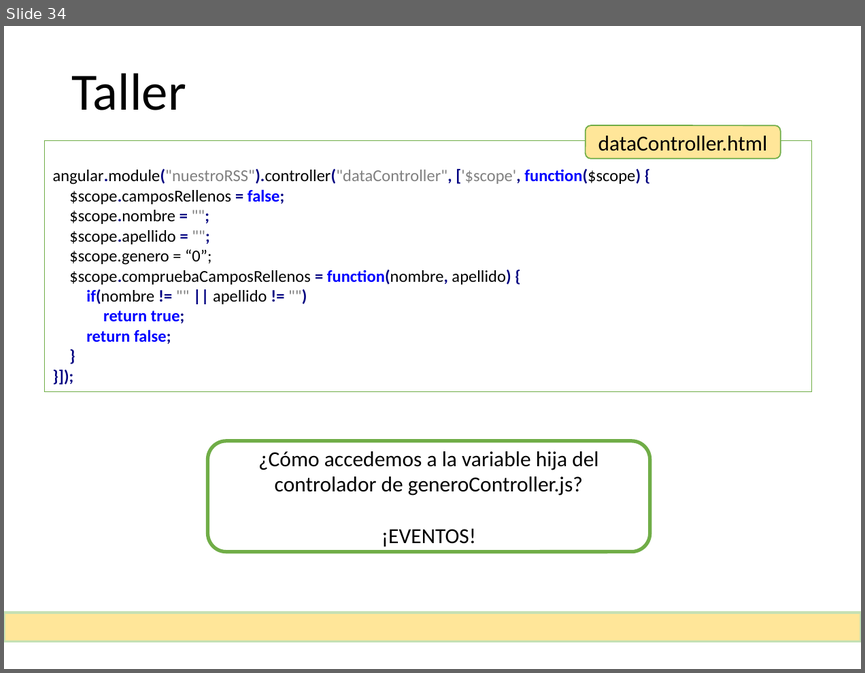
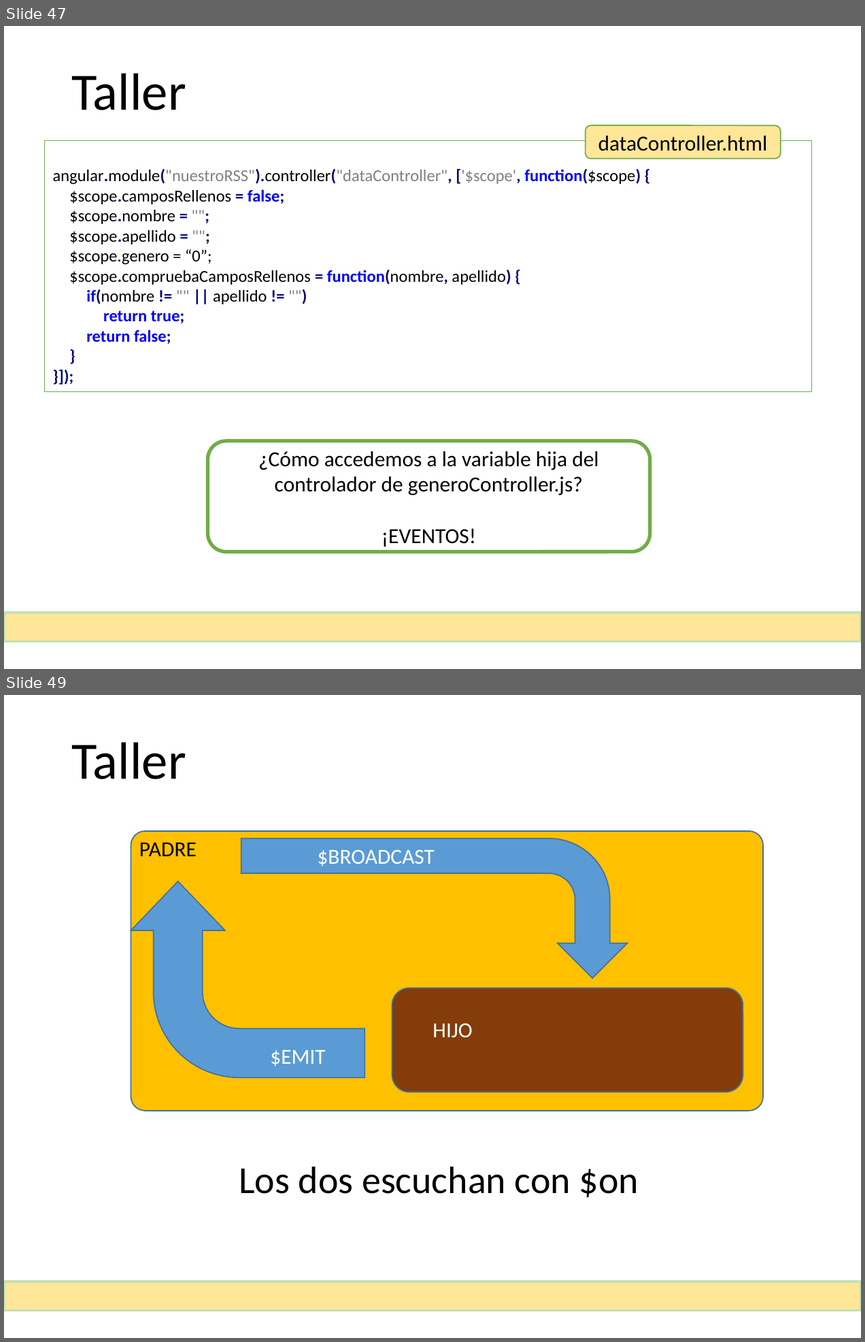
Before and after one commit to MarcosGinel/rss, a slide deck: documentacion/Taller de AngularJS.pptx. Shown one above the other, each under a label of ours: slide 34 before the commit, slides 47 and 49 after it; the slides between them are not shown. The pictures are 865x673 and 865x1342 pixels, drawn with LibreOffice and Linux fonts; fonts in the diff are those of the drawing. Boxes give left, top, right and bottom in pixels: in the first picture for what was removed or moved away, otherwise in the second. Text is boxed around its words. In the diff, an @@ line names an element or a change of style, - is before the commit and + after.

```diff
--- a/documentacion/Taller de AngularJS.pptx
+++ b/documentacion/Taller de AngularJS.pptx
@@ slide 49 added at <box>4,695,861,1338</box>, background #FFFFFF @@
@@ title added at <box>71,742,186,779</box>, 44 pt, text #000000 @@
+Taller
@@ rounded rectangle added at <box>130,831,763,1110</box>, fill #FFC000, outline #43739E 1 pt @@
@@ text added at <box>139,842,196,856</box>, 18 pt, text #000000 @@
+PADRE
@@ bent arrow added at <box>241,838,628,978</box>, fill #5B9BD5, outline #43739E 1 pt @@
@@ text added at <box>317,849,435,866</box>, 18 pt, text #FFFFFF @@
+$BROADCAST
@@ bent arrow added at <box>130,881,364,1077</box>, fill #5B9BD5, outline #43739E 1 pt @@
@@ rounded rectangle added at <box>392,988,742,1093</box>, fill #843C0B, outline #43739E 1 pt @@
@@ text added at <box>432,1023,472,1038</box>, 18 pt, text #FFFFFF @@
+HIJO
@@ text added at <box>270,1050,325,1066</box>, 18 pt, text #FFFFFF @@
+$EMIT
@@ text added at <box>239,1166,638,1198</box>, 32 pt, text #000000 @@
+Los dos escuchan con $on
@@ rectangle added at <box>4,1281,860,1310</box>, fill #FFE699, outline #C5E0B4 2.25 pt @@
@@ what was slide 34 is now slide 47 @@
```
Also in this commit, not shown: 7 slides changed, 20 other slides added, 3 slides removed, 2 other files.
